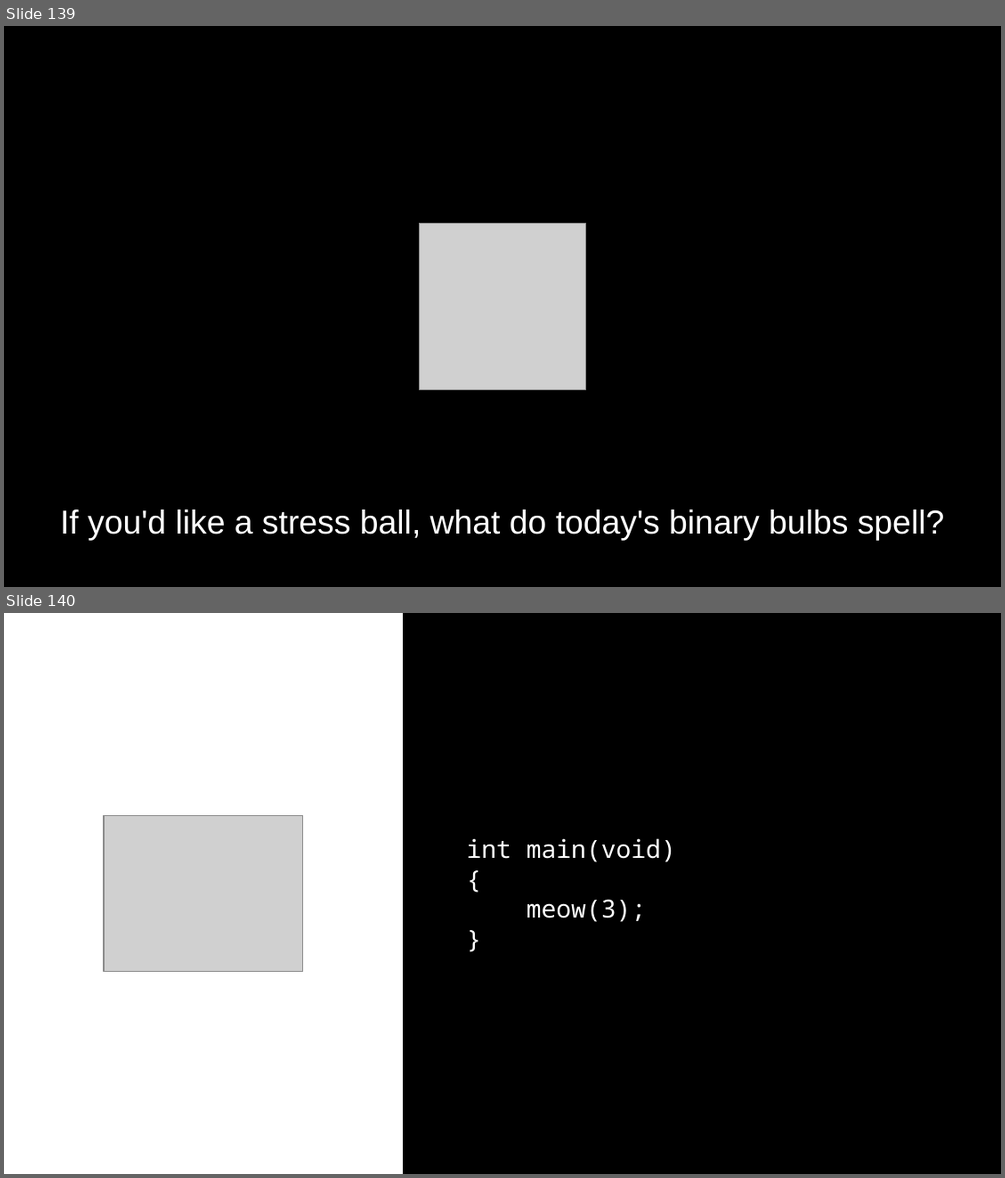
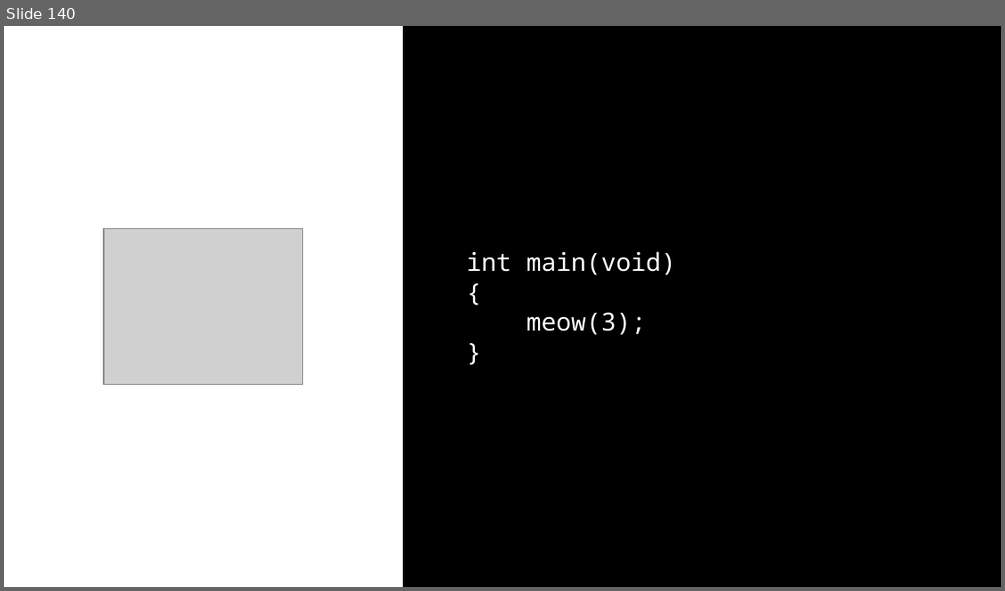
Before and after one commit to SQ4007-2025/website, a slide deck: lectures/slides_2.pptx. Shown one above the other, each under a label of ours: slides 139 and 140 before the commit, slide 140 after it. The pictures are 1005x1178 and 1005x591 pixels, drawn with LibreOffice and Linux fonts; fonts in the diff are those of the drawing; grey boxes stand for pictures. Boxes give left, top, right and bottom in pixels: in the first picture for what was removed or moved away, otherwise in the second. Text is boxed around its words. In the diff, an @@ line names an element or a change of style, - is before the commit and + after.

```diff
--- a/lectures/slides_2.pptx
+++ b/lectures/slides_2.pptx
@@ slide 139 removed at <box>4,26,1001,587</box>, background #000000 @@
@@ picture removed at <box>420,224,586,390</box> @@
@@ title removed at <box>60,509,945,540</box> @@
-If you'd like a stress ball, what do today's binary bulbs spell?
```
Also in this commit, not shown: 2 slides changed, 4 slides added, 4 other slides removed, 2 other files.
